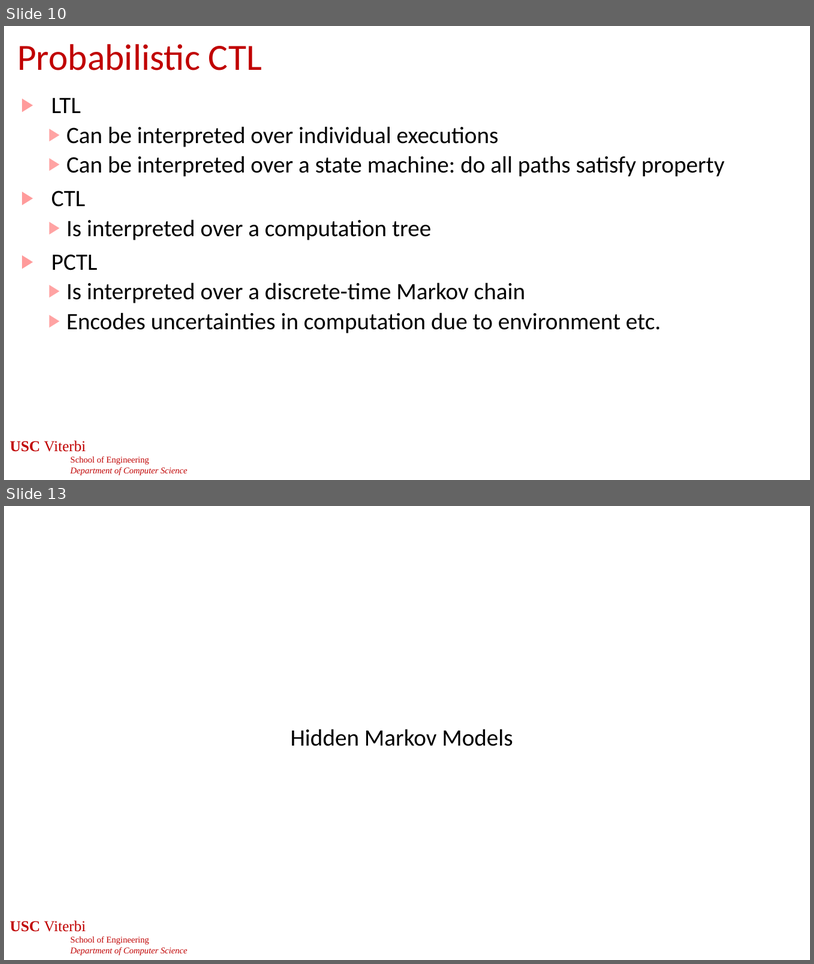
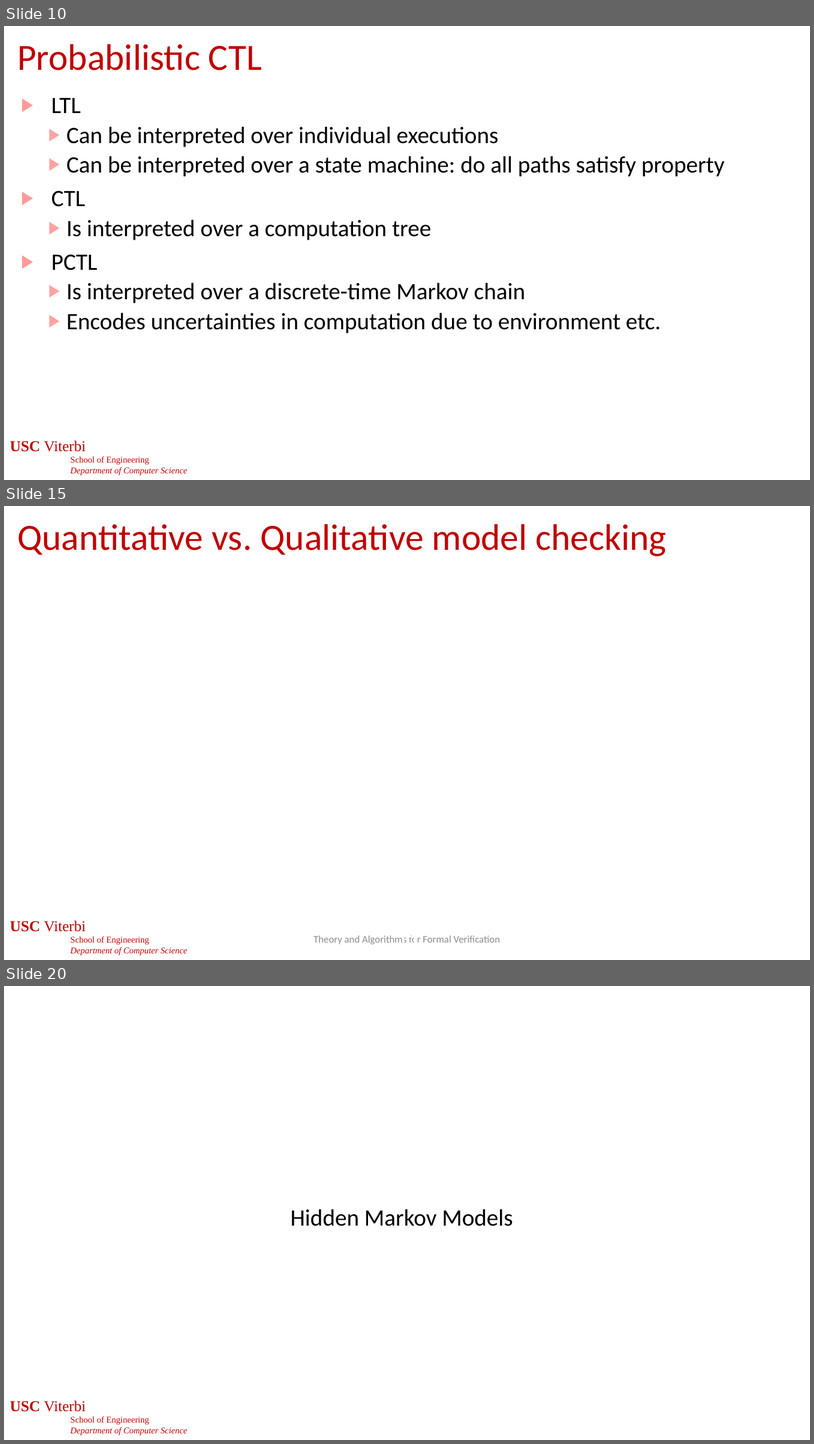
Before and after one commit to jdeshmukh/jdeshmukh.github.io, a slide deck: teaching/cs513-autocps-fall-2025/slides/ProbabilisticModels.pptx. Shown one above the other, each under a label of ours: slides 10 and 13 before the commit, slides 10, 15 and 20 after it; the slides between them are not shown. The pictures are 814x964 and 814x1444 pixels, drawn with LibreOffice and Linux fonts; fonts in the diff are those of the drawing; grey boxes stand for pictures; background and template pictures are left out. Boxes give left, top, right and bottom in pixels: in the first picture for what was removed or moved away, otherwise in the second. Text is boxed around its words. In the diff, an @@ line names an element or a change of style, - is before the commit and + after.

```diff
--- a/teaching/cs513-autocps-fall-2025/slides/ProbabilisticModels.pptx
+++ b/teaching/cs513-autocps-fall-2025/slides/ProbabilisticModels.pptx
@@ slide 15 added at (x1=4, y1=506, x2=810, y2=960), background #FFFFFF; not listed: 1 template element that a slide beside it also shows @@
@@ title added at (x1=17, y1=524, x2=667, y2=556), 44 pt, text #C00000 @@
+Quantitative vs. Qualitative model checking
@@ text added at (x1=314, y1=935, x2=500, y2=944), 12 pt, text #8C8C8C @@
+Theory and Algorithms for Formal Verification
@@ page number added at (x1=398, y1=935, x2=418, y2=942), 24 pt, text #FFFFFF @@
+15
@@ what was slide 13 is now slide 20 @@
```
Also in this commit, not shown: 3 slides changed, 7 other slides added, 1 slide removed.
